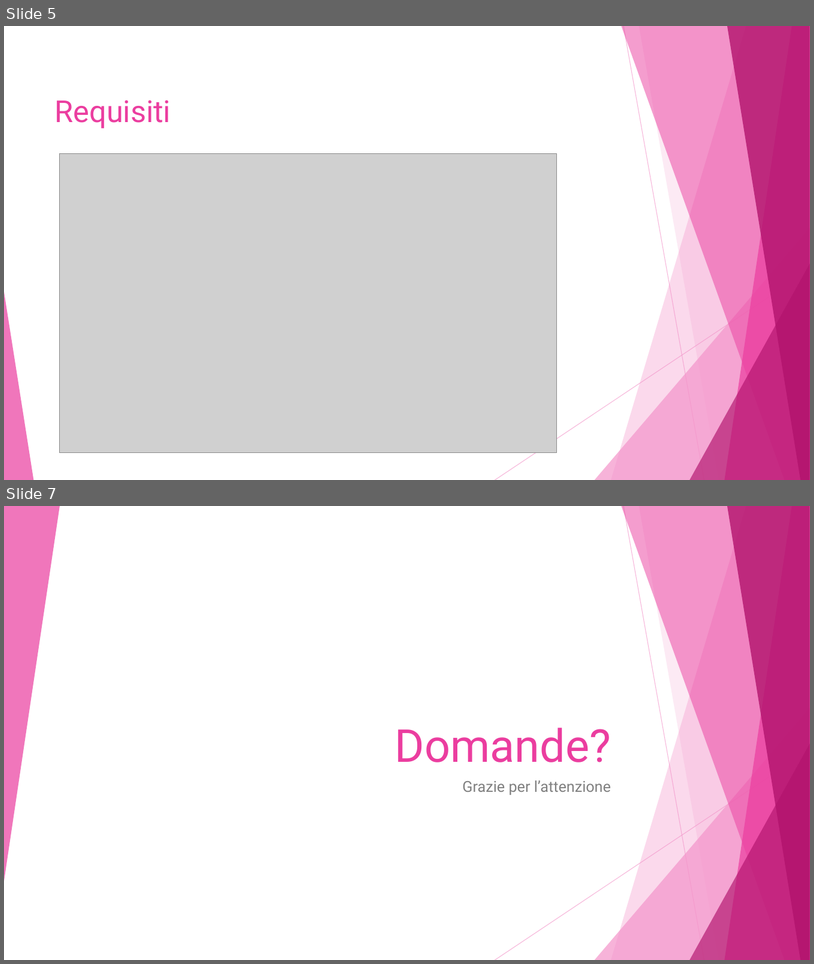
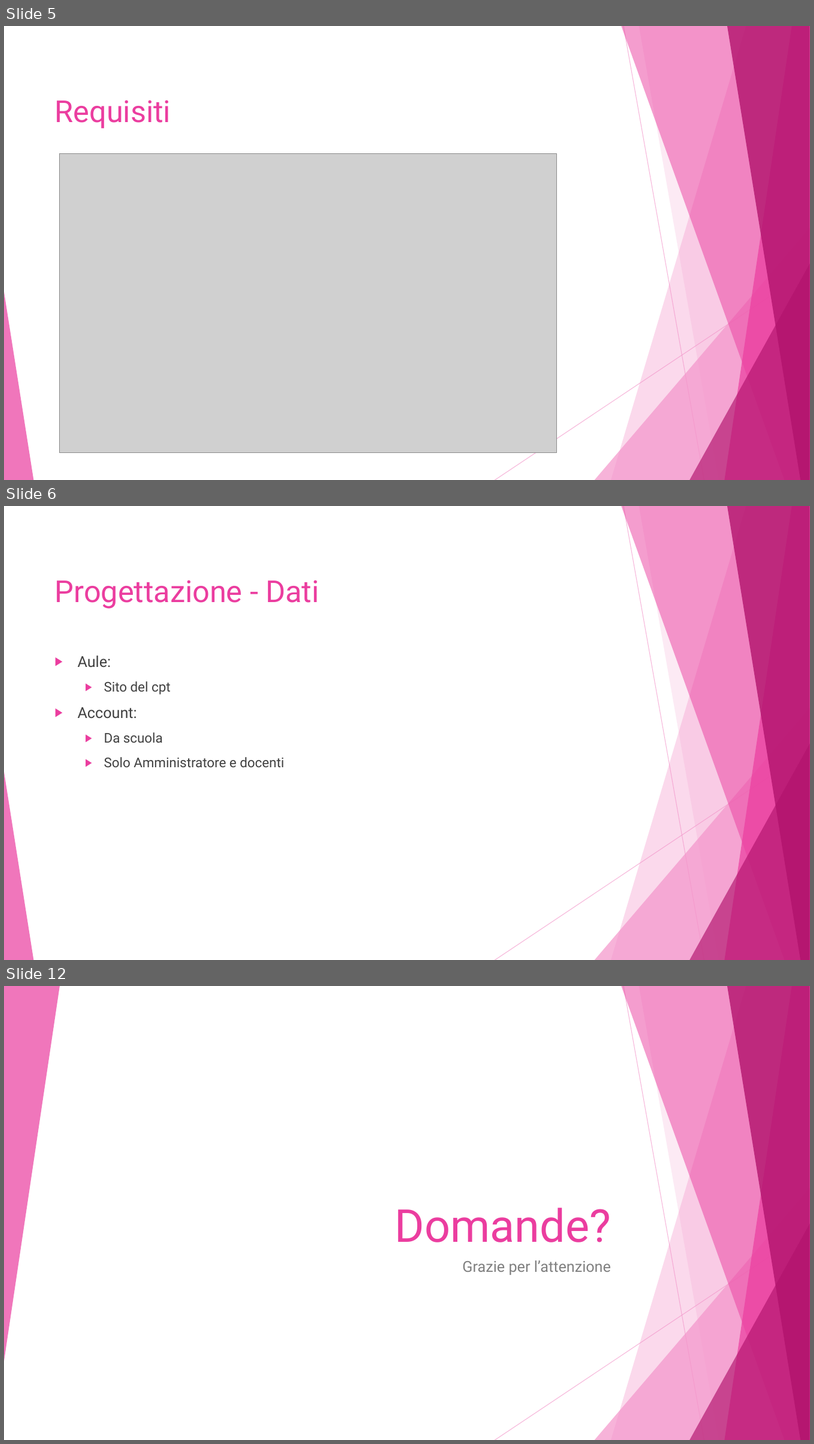
Before and after one commit to alessiax8/Info-Kiosk, a slide deck: Documenti/presentazione_info_kiosk.pptx. Shown one above the other, each under a label of ours: slides 5 and 7 before the commit, slides 5, 6 and 12 after it; the slides between them are not shown. The pictures are 814x964 and 814x1444 pixels, drawn with LibreOffice and Linux fonts; fonts in the diff are those of the drawing; grey boxes stand for pictures. Boxes give left, top, right and bottom in pixels: in the first picture for what was removed or moved away, otherwise in the second. Text is boxed around its words. In the diff, an @@ line names an element or a change of style, - is before the commit and + after.

```diff
--- a/Documenti/presentazione_info_kiosk.pptx
+++ b/Documenti/presentazione_info_kiosk.pptx
@@ slide 6 added at bbox=[4, 506, 810, 960], background #FFFFFF; not listed: 10 template elements that a slide beside it also shows @@
@@ title added at bbox=[55, 580, 320, 609], 36 pt, text #EB3D9F @@
+Progettazione - Dati
@@ text added at bbox=[78, 655, 284, 767], 16 pt, text #404040 @@
+▶ Aule:
+  ▶ Sito del cpt
+▶ Account:
+  ▶ Da scuola
+  ▶ Solo Amministratore e docenti
@@ what was slide 7 is now slide 12 @@
```
Also in this commit, not shown: 1 slide changed, 5 other slides added, 1 slide removed.
